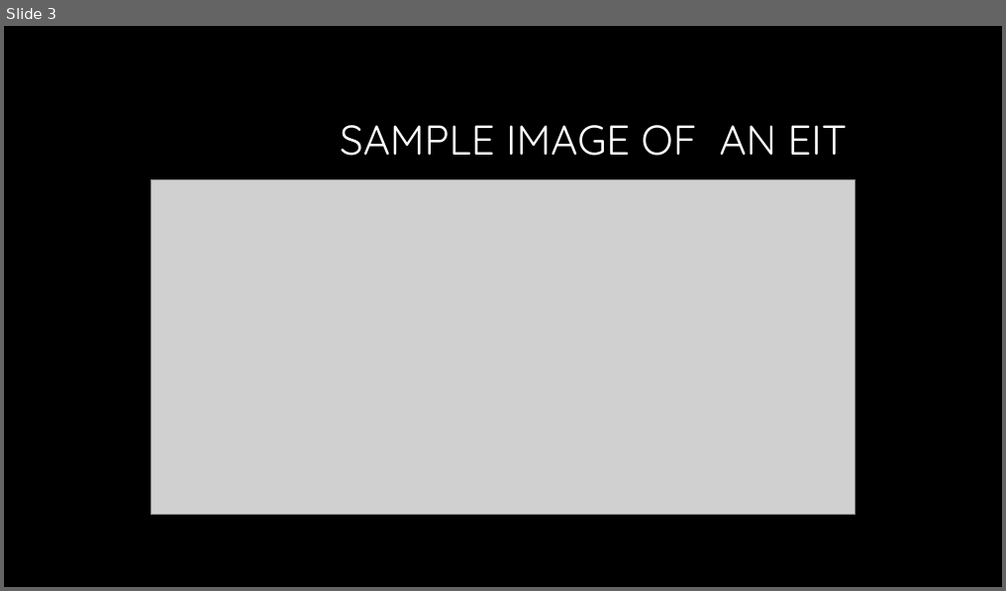
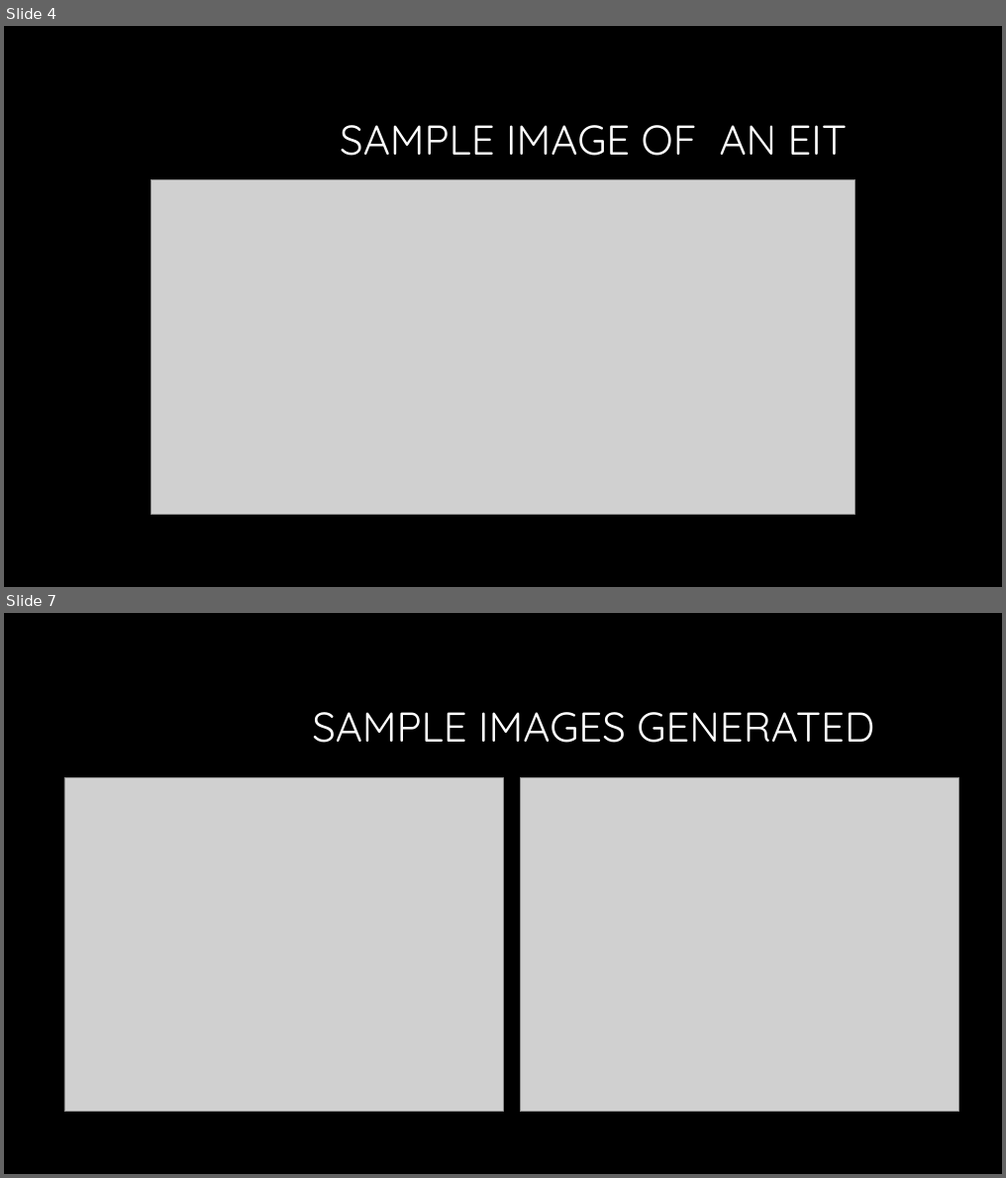
Before and after one commit to nsudhanva/eit, a slide deck: docs/Electrical Impedance Tomography.pptx. Shown one above the other, each under a label of ours: slide 3 before the commit, slides 4 and 7 after it; the slides between them are not shown. The pictures are 1006x591 and 1006x1178 pixels, drawn with LibreOffice and Linux fonts; fonts in the diff are those of the drawing; grey boxes stand for pictures; background and template pictures are left out. Boxes give left, top, right and bottom in pixels: in the first picture for what was removed or moved away, otherwise in the second. Text is boxed around its words. In the diff, an @@ line names an element or a change of style, - is before the commit and + after.

```diff
--- a/docs/Electrical Impedance Tomography.pptx
+++ b/docs/Electrical Impedance Tomography.pptx
@@ slide 7 added at [4,613,1002,1174], background #000000 @@
@@ title added at [312,712,874,743], 40 pt, text #FFFFFF @@
+SAMPLE IMAGES GENERATED
@@ picture added at [64,777,503,1112] @@
@@ picture added at [520,777,958,1112] @@
@@ what was slide 3 is now slide 4 @@
```
Also in this commit, not shown: 9 slides changed, 1 slide removed.
